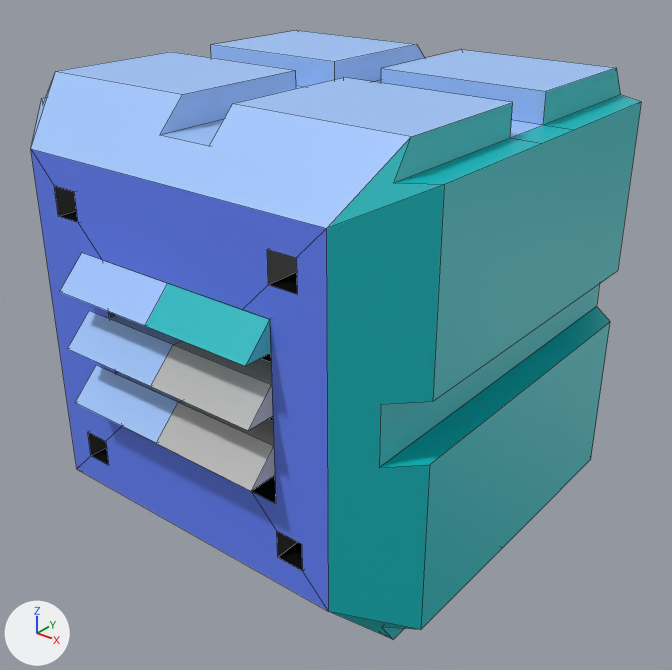
An edit to the FBX model metroid-UNITY(vrtk)/Assets/Resources/br-m-vent-aqua.fbx, drawn before and after from the same camera.
The view is the same before and after, from a 50 mm lens placed at (16.44, -3.07, 8.69), pointed at (14.04, -0.07, 6.83). Every picture has the same lights, and +X, +Y and +Z are marked at lower left. Mesh edges are drawn as thin lines. Where no turn or scale is listed for an object, it has been applied to the vertices. Vertices at the same position are counted once.

Names of what the first picture shows: 'vent2'.
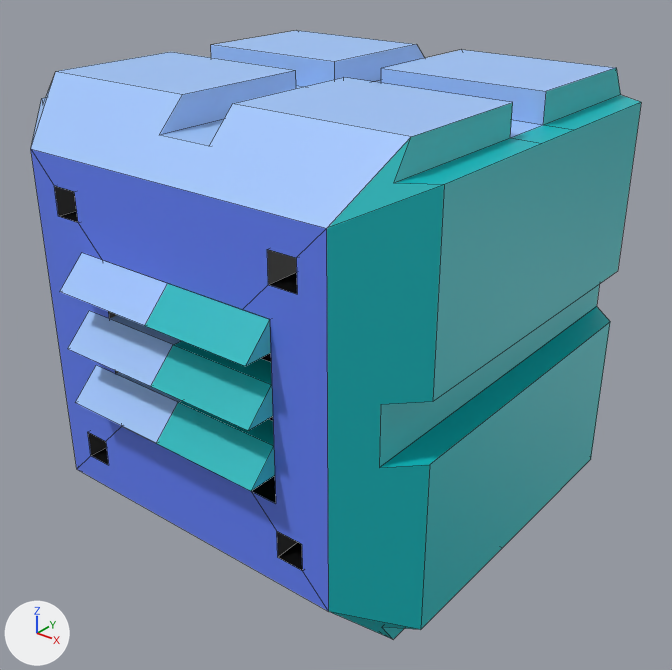
The newer file is also rescaled (x0.5), turned or shifted as a whole; pictures and numbers use the older file's frame.

Boxes [x1, y1, x2, y2] around the edits, measured in the pictures (672 x 670 px):
```json
{"part": 1, "of": "me_mesh", "change": "recoloured", "before": [151, 341, 275, 491], "after": [151, 341, 275, 491], "on screen": "grey to cyan"}
```

Edits to the scene script, one JSON object a line:
```json
{"block": "me_mesh", "where": "me_mesh.from_pydata(...)  # 258 vertices, 198 faces; spans x -1.0..1.0, y -1.12..1.13, z 0.0..2.0"}
{"block": "me_mesh", "where": "# used by ob_vent2; location = (14.0, 0.0, 6.0)"}
{"block": "me_mesh", "change": "me_mesh part 1: all 10 faces that had it switch from mat_default_material (grey #bcbcbc) to mat_blue3 (cyan #00bcc1)"}
```
